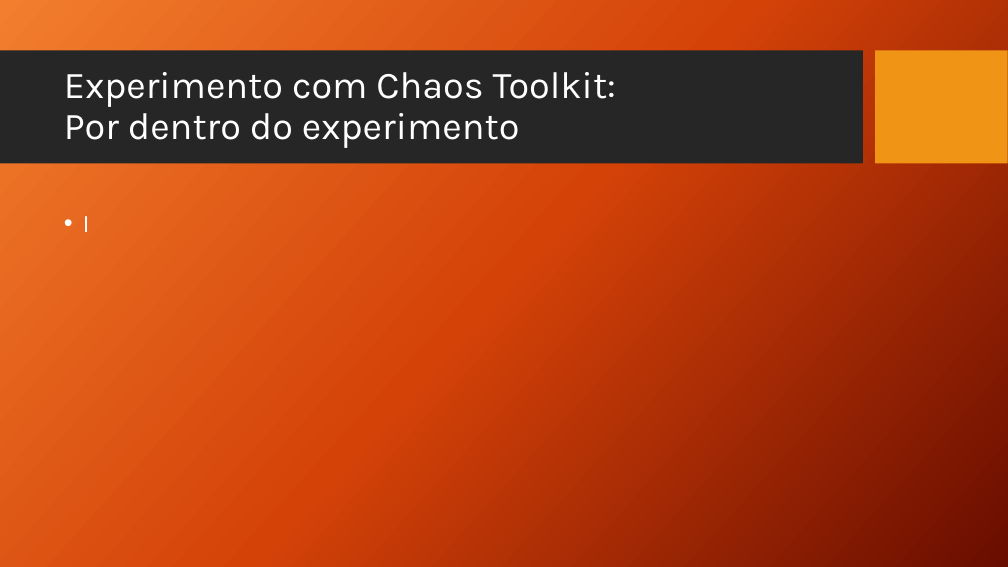
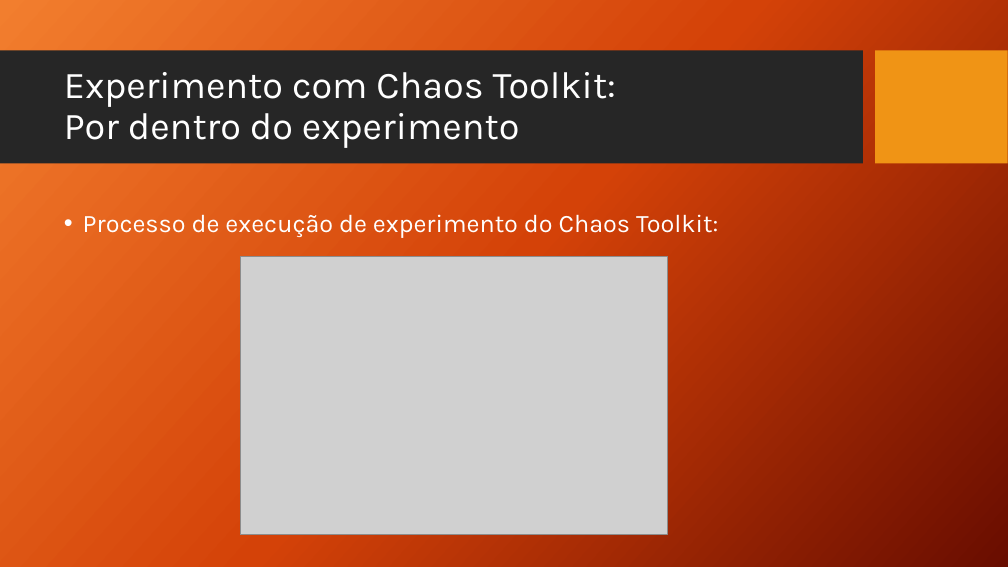
Before and after one commit to TCC-Chaos-Engineering/docs-chaos-engineering, a slide deck: slide 66 of docs/Chaos Engineering - Das Hipoteses aos Testes.pptx. Drawn at 1008x567 pixels with LibreOffice and Linux fonts; fonts in the diff are those of the drawing; grey boxes stand for pictures; background and template pictures are left out. Boxes give left, top, right and bottom in pixels: in the first picture for what was removed or moved away, otherwise in the second. Text is boxed around its words. In the diff, an @@ line names an element or a change of style, - is before the commit and + after.

Commit message:
Chaos Toolkit - Validando Melhorias

```diff
--- a/docs/Chaos Engineering - Das Hipoteses aos Testes.pptx
+++ b/docs/Chaos Engineering - Das Hipoteses aos Testes.pptx
@@ text at [83, 214, 718, 238]: text changed @@
-• I
+• Processo de execução de experimento do Chaos Toolkit:
@@ picture added at [240, 256, 668, 535] @@
```
Also in this commit, not shown: 6 other slides changed, 29 slides added.
